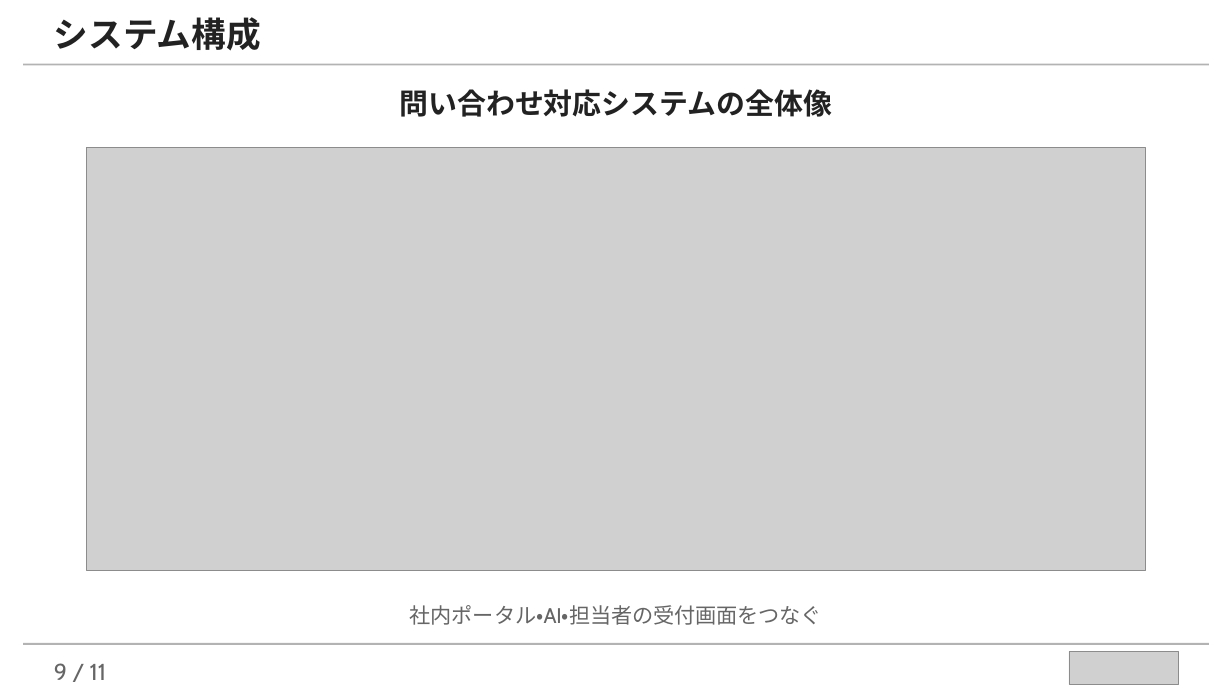
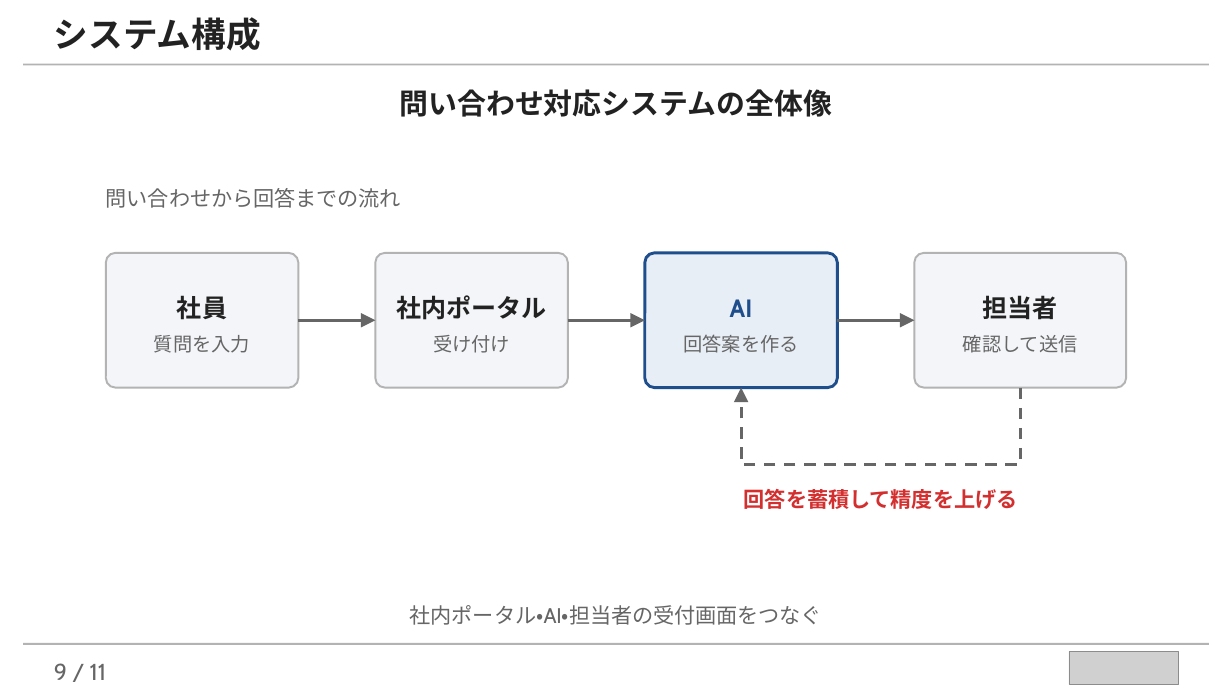
Before and after one commit to takuya109048/llm-assist-kit, a slide deck: slide 9 of examples/marp-slides-example.pptx. Drawn at 1232x693 pixels with LibreOffice and Linux fonts; fonts in the diff are those of the drawing; grey boxes stand for pictures. Boxes give left, top, right and bottom in pixels: in the first picture for what was removed or moved away, otherwise in the second. Text is boxed around its words. In the diff, an @@ line names an element or a change of style, - is before the commit and + after.

```diff
--- a/examples/marp-slides-example.pptx
+++ b/examples/marp-slides-example.pptx
@@ picture removed at (87,147,1146,570) @@
@@ group added at (106,188,1127,509): 4 rounded rectangles, 3 arrows, 2 texts, 1 freeform shape @@
+問い合わせから回答までの流れ
+社員
+質問を入力
+社内ポータル
+受け付け
+AI
+回答案を作る
+担当者
+確認して送信
+回答を蓄積して精度を上げる
```
Also in this commit, not shown: 7 other slides changed, 7 other files.
